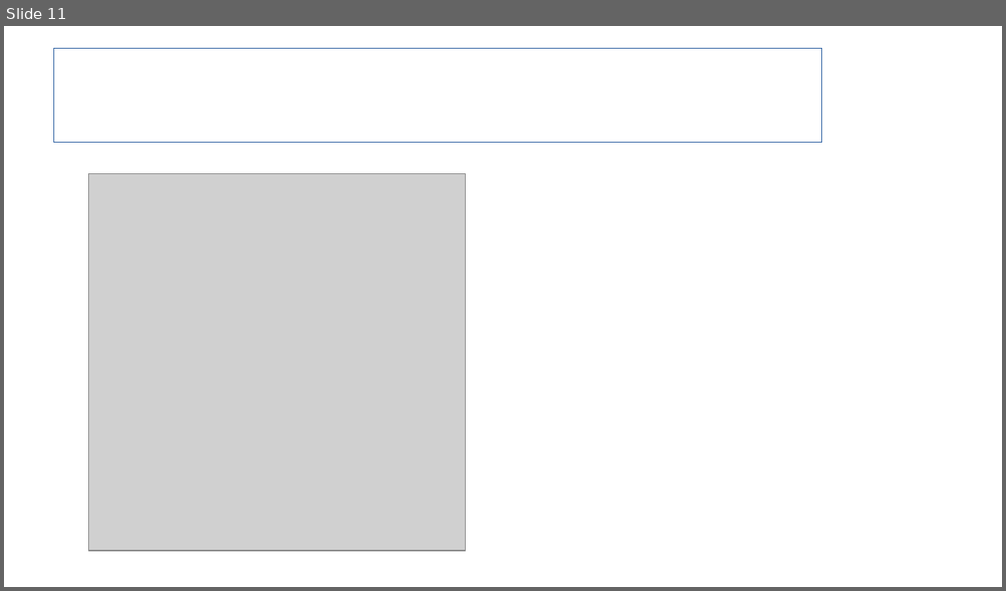
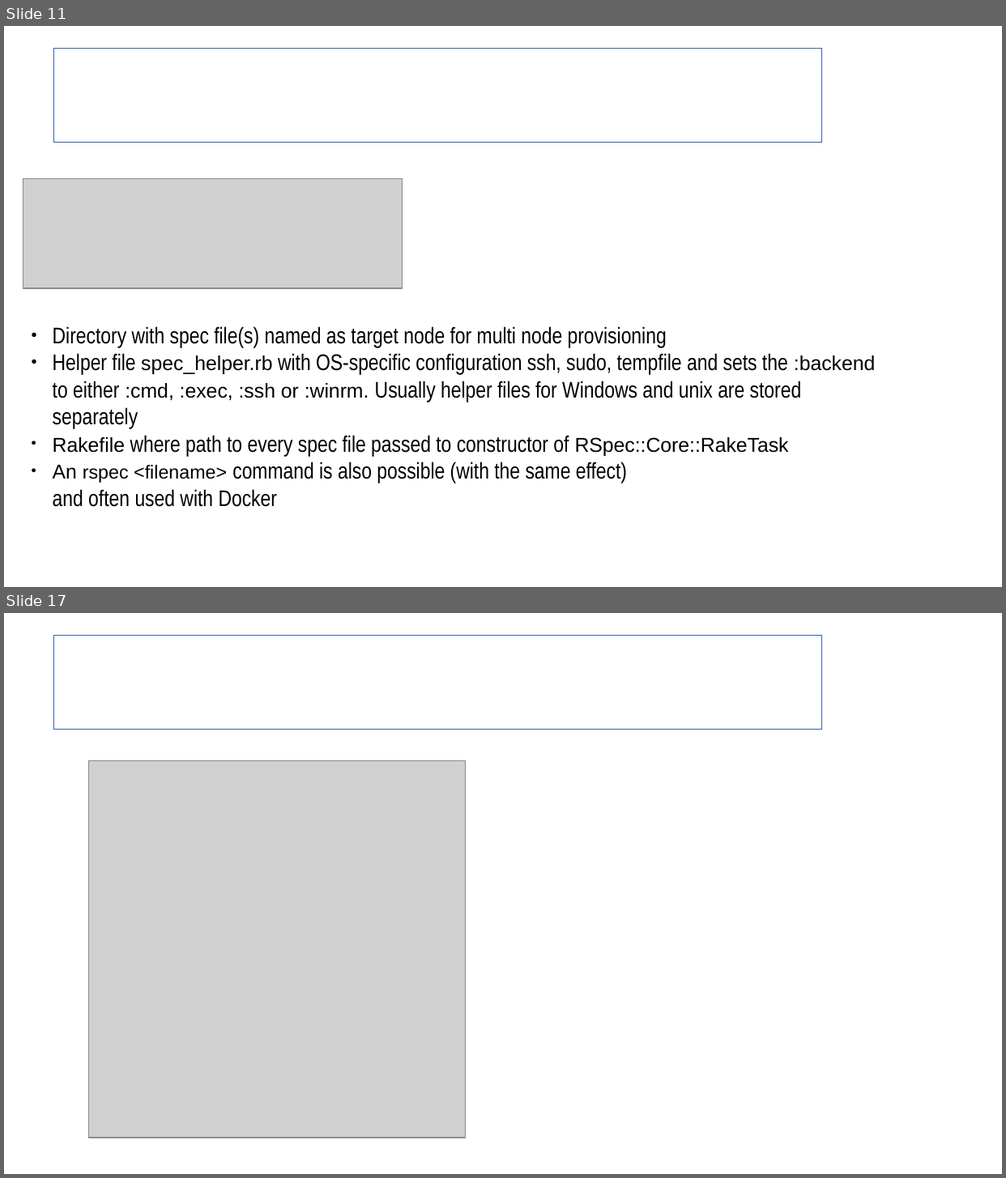
Before and after one commit to sergueik/uru_serverspec, a slide deck: Serverspec Integration in Cloud Provision.odp. Shown one above the other, each under a label of ours: slide 11 before the commit, slides 11 and 17 after it; the slides between them are not shown. The pictures are 1006x591 and 1006x1178 pixels, drawn with LibreOffice and Linux fonts; fonts in the diff are those of the drawing; grey boxes stand for pictures; background and template pictures are left out. Boxes give left, top, right and bottom in pixels: in the first picture for what was removed or moved away, otherwise in the second. Text is boxed around its words. In the diff, an @@ line names an element or a change of style, - is before the commit and + after.

```diff
--- a/Serverspec Integration in Cloud Provision.odp
+++ b/Serverspec Integration in Cloud Provision.odp
@@ slide 11 added at (4,26,1002,587), background #FFFFFF @@
@@ title added at (53,49,823,143), outline #3465A4 0 pt, 31.1 pt, text #FFFFFF, bold @@
+Intro to Serverspec
@@ picture added at (23,178,403,288) @@
@@ text added at (53,327,875,507), 18 pt, text #000000 @@
+● Directory with spec file(s) named as target node for multi node provisioning
+● Helper file spec_helper.rb with OS-specific configuration ssh, sudo, tempfile and sets the :backend to either :cmd, :exec, :ssh or :winrm. Usually helper files for Windows and unix are stored separately
+● Rakefile where path to every spec file passed to constructor of RSpec::Core::RakeTask
+● An rspec <filename> command is also possible (with the same effect)
+  and often used with Docker
@@ what was slide 11 is now slide 17 @@
```
Also in this commit, not shown: 11 slides changed, 8 other slides added, 1 slide removed, 1 other file.
